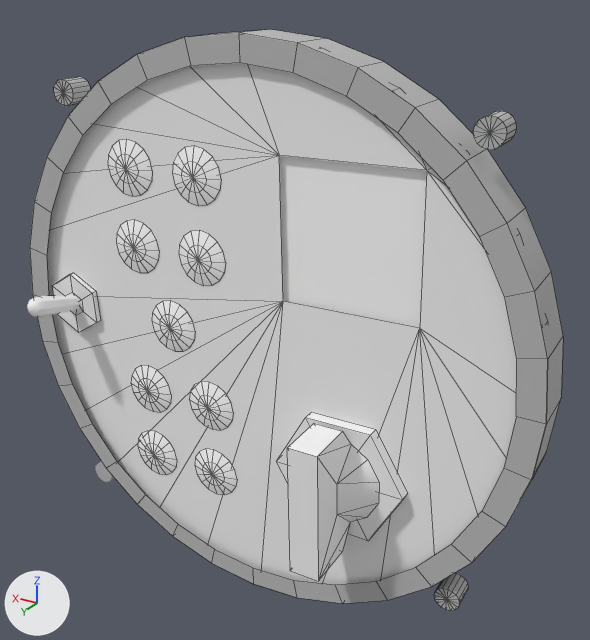
An edit to the Blender file dev/pontoon-gear-ctrl-j3cub.blend, drawn before and after from the same camera.
One viewpoint serves both versions: a 50 mm camera at (0.3503, -0.2482, -0.6473) aimed at (0.4064, -0.3416, -0.6941). The axes (+X, +Y, +Z) are drawn at lower left. The lights are the same throughout. Mesh edges are drawn as thin lines on the coarser meshes.

The older version as bpy lines, for what is in view:
```python
me_cylinder = bpy.data.meshes.new('Cylinder')
me_cylinder.from_pydata(...)  # 13 vertices, 12 faces; spans x -0.0258..-0.0053, y 0.0017..0.0038, z -0.0263..-0.0083
me_cylinder.polygons.foreach_set('use_smooth', [True] * 12)
me_cylinder.materials.append(mat_whitepaint)  # its picture is missing
me_cylinder_002 = bpy.data.meshes.new('Cylinder.002')
me_cylinder_002.from_pydata(...)  # 33 vertices, 32 faces; spans x 0.00211..0.00566, y 0.02829..0.03184, z 0.02997..0.03352
me_cylinder_002.polygons.foreach_set('use_smooth', [True] * 32)
me_cylinder_002.materials.append(mat_blackmetal)  # its picture is missing
me_sphere_008 = bpy.data.meshes.new('Sphere.008')
me_sphere_008.from_pydata(...)  # 33 vertices, 32 faces; spans x 0.00379..0.01223, y 0.0024..0.00331, z 0.00771..0.01615
me_sphere_008.polygons.foreach_set('use_smooth', [True] * 32)
me_sphere_008.materials.append(mat_lit)  # its picture is missing
ob_mainup2 = bpy.data.objects.new('mainup2', me_sphere_008)
ob_mainup2.location = (0.412, -0.3405, -0.6979)
ob_mainup2.show_transparent = True
ob_screw_2amp = bpy.data.objects.new('screw_2Amp', me_cylinder_002)
ob_screw_2amp.location = (0.4119, -0.3447, -0.6985)
ob_screw_2amp.rotation_euler = (-0.000494, 0.00303, 1.592)  # degrees (0, 0.2, 91)
ob_screw_2amp.scale = (1.08, 1.08, 1.08)
ob_screw_2amp.show_transparent = True
ob_switch_nut = bpy.data.objects.new('Switch.nut', me_cylinder)
ob_switch_nut.location = (0.412, -0.3405, -0.6979)
ob_switch_nut.show_transparent = True
# also in view: 'Gearswitch' at (0.3964, -0.3319, -0.7153); 'mainup1' at (0.432, -0.3374, -0.6862); 'nosedn1' at (0.4317, -0.3376, -0.7106); 'noseup1' at (0.4322, -0.3373, -0.6742); 'nosedn2' at (0.4196, -0.3378, -0.7104)
```
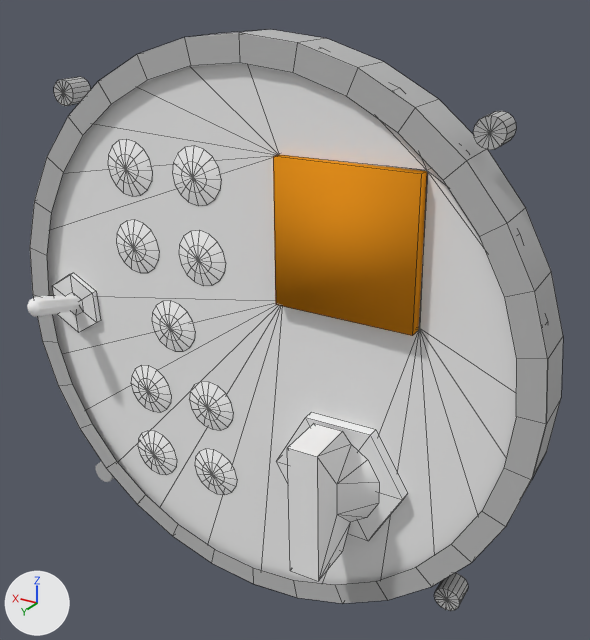
Boxes (x1, y1, x2, y2) around the edits, measured in the pictures (590 x 640 px):
'GearAdvisory', added (orange): after (273, 155, 427, 336)
'Plane', unchanged, covered by the edit: before (279, 155, 427, 328); after (406, 168, 426, 328)

The change, as a list of edits to the scene's bpy script:
```text
Add mat_advise:
    mat_advise = diffuse_material('advise')
    mat_advise.base_color = (0.8, 0.284, 0.0126)  # orange #e7911d
Add me_plane:
    me_plane.from_pydata([(0.3862, -0.3386, -0.6693), (0.386, -0.3386, -0.6899), (0.4066, -0.3388, -0.69), (0.4067, -0.3388, -0.6695), (0.3862, -0.3365, -0.6693), (0.4067, -0.3368, -0.6695), (0.386, -0.3365, -0.6899), (0.4066, -0.3368, -0.69)], [], [(0, 1, 2, 3), (4, 5, 7, 6), (3, 2, 7, 5), (0, 3, 5, 4), (2, 1, 6, 7), (1, 0, 4, 6)])
    me_plane.polygons.foreach_set('use_smooth', [True] * 6)
    me_plane.materials.append(mat_advise)  # its picture is missing
Add ob_gearadvisory:
    ob_gearadvisory = bpy.data.objects.new('GearAdvisory', me_plane)
    ob_gearadvisory.location = (0.0, 0.0, 0.0)
    ob_gearadvisory.show_transparent = True
```
